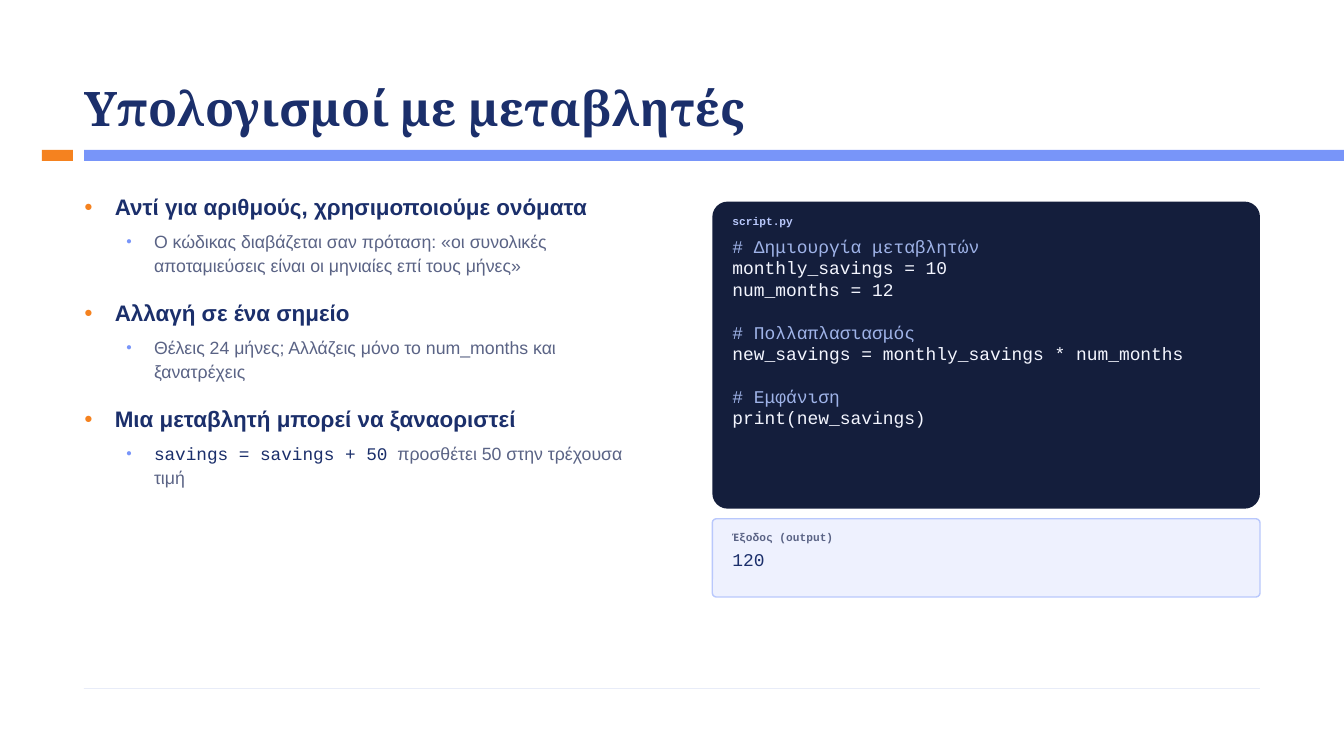
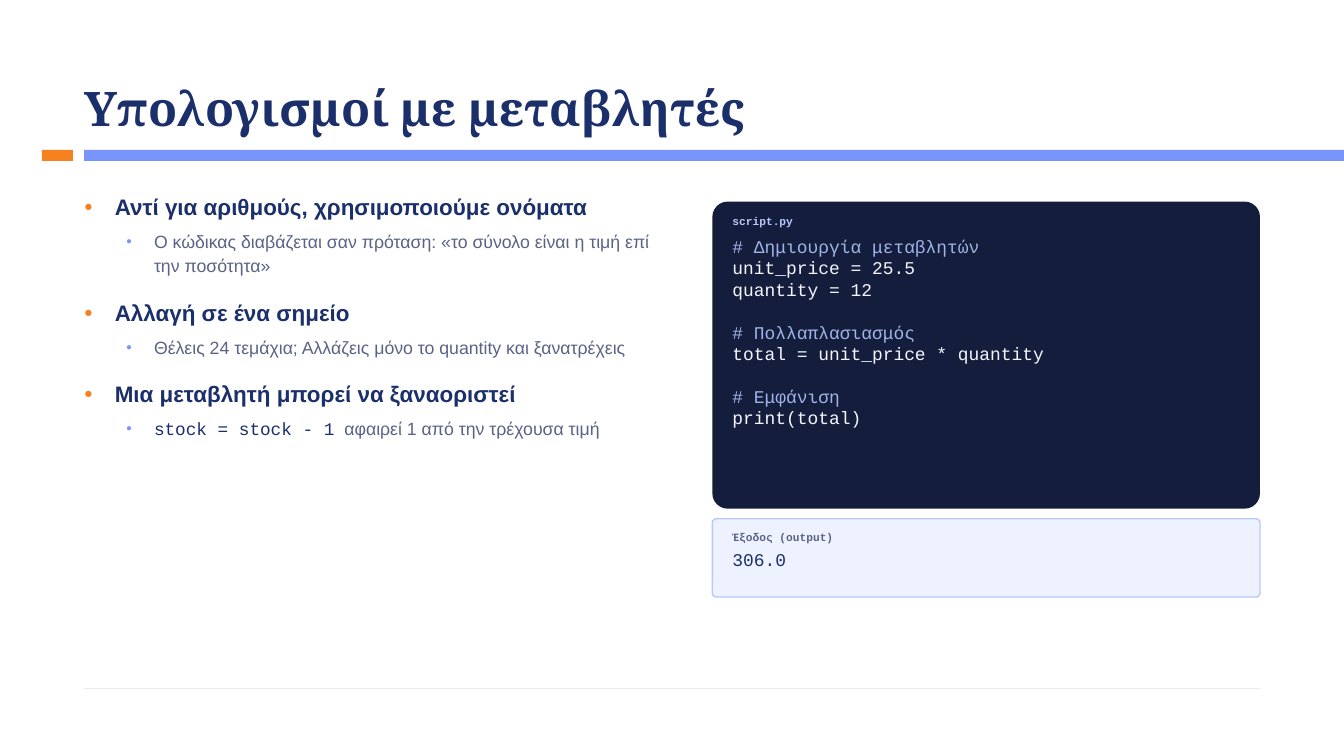
Before and after one commit to kalampokis/kalampokis.github.io, a slide deck: slide 12 of bap/Week3/BAP_Week3_Python_Basics.pptx. Drawn at 1344x756 pixels with LibreOffice and Linux fonts; fonts in the diff are those of the drawing. Boxes give left, top, right and bottom in pixels: in the first picture for what was removed or moved away, otherwise in the second. Text is boxed around its words. In the diff, an @@ line names an element or a change of style, - is before the commit and + after.

```diff
--- a/bap/Week3/BAP_Week3_Python_Basics.pptx
+++ b/bap/Week3/BAP_Week3_Python_Basics.pptx
@@ text at bbox=[154, 234, 649, 276]: text changed @@
-  ● Ο κώδικας διαβάζεται σαν πρόταση: «οι συνολικές αποταμιεύσεις είναι οι μηνιαίες επί τους μήνες»
+  ● Ο κώδικας διαβάζεται σαν πρόταση: «το σύνολο είναι η τιμή επί την ποσότητα»
@@ text at bbox=[732, 262, 915, 300]: text changed @@
-monthly_savings = 10
-num_months = 12
+unit_price = 25.5
+quantity = 12
@@ text at bbox=[154, 340, 625, 358]: text changed @@
-  ● Θέλεις 24 μήνες; Αλλάζεις μόνο το num_months και ξανατρέχεις
+  ● Θέλεις 24 τεμάχια; Αλλάζεις μόνο το quantity και ξανατρέχεις
@@ text at bbox=[732, 348, 1044, 364]: text changed @@
-new_savings = monthly_savings * num_months
+total = unit_price * quantity
@@ text at bbox=[732, 412, 861, 428]: text changed @@
-print(new_savings)
+print(total)
@@ text at bbox=[154, 422, 600, 439]: text changed @@
-  ● savings = savings + 50 προσθέτει 50 στην τρέχουσα τιμή
+  ● stock = stock - 1 αφαιρεί 1 από την τρέχουσα τιμή
@@ text at bbox=[732, 554, 786, 566]: text changed @@
-120
+306.0
```
Also in this commit, not shown: 25 other slides changed, 1 slide added, 1 slide removed, 1 other file.
